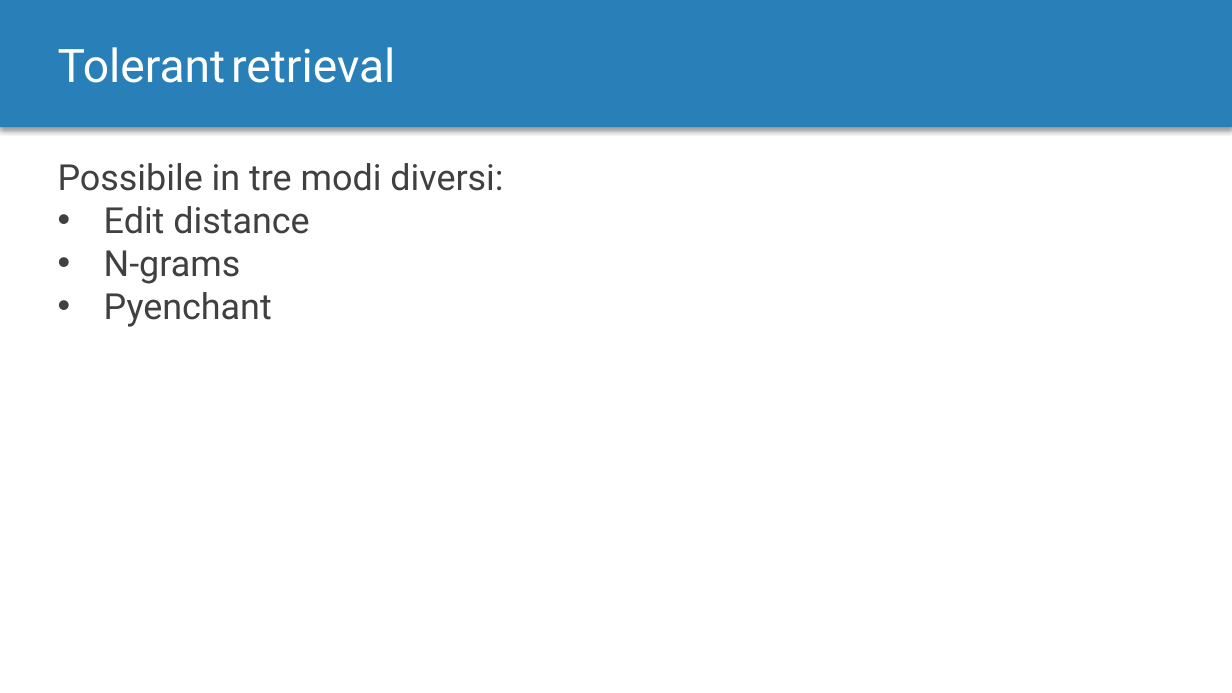
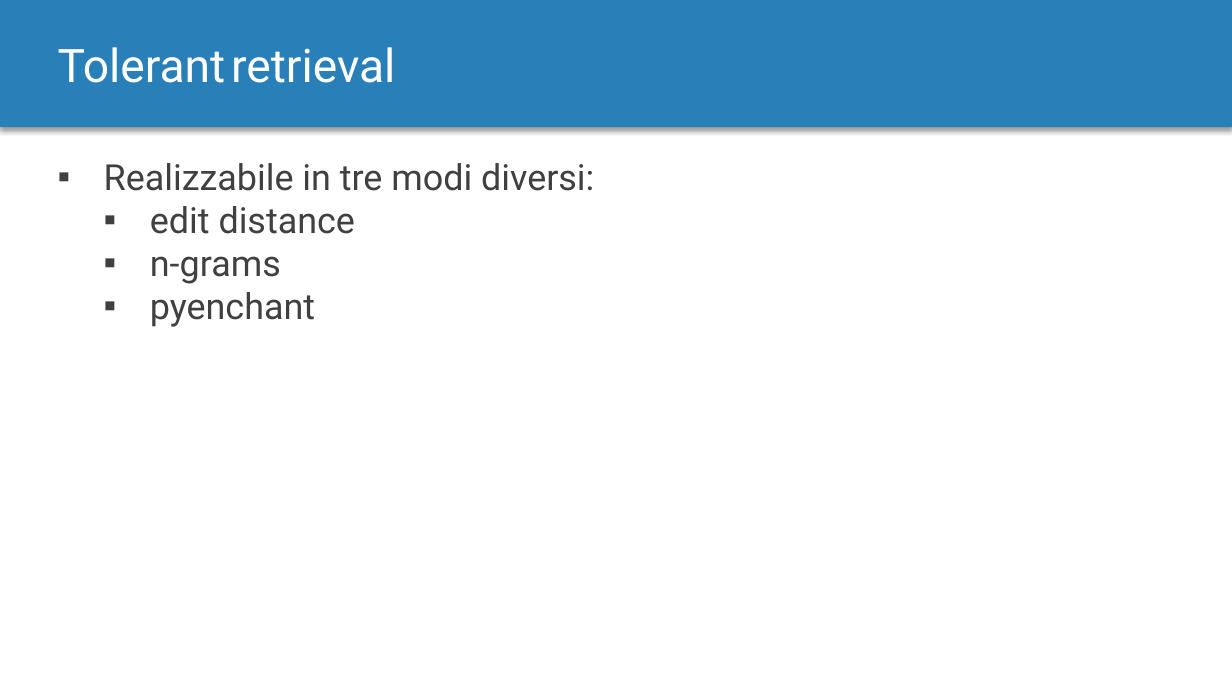
Before and after one commit to MurgoloMichele/GAvI, a slide deck: slide 13 of doc/Progetto.pptx. Drawn at 1232x693 pixels with LibreOffice and Linux fonts; fonts in the diff are those of the drawing. Boxes give left, top, right and bottom in pixels: in the first picture for what was removed or moved away, otherwise in the second. Text is boxed around its words. In the diff, an @@ line names an element or a change of style, - is before the commit and + after.

```diff
--- a/doc/Progetto.pptx
+++ b/doc/Progetto.pptx
@@ text at (104, 163, 594, 327): text changed @@
-Possibile in tre modi diversi:
-• Edit distance
-• N-grams
-• Pyenchant
+▪ Realizzabile in tre modi diversi:
+  ▪ edit distance
+  ▪ n-grams
+  ▪ pyenchant
```
Also in this commit, not shown: 5 other slides changed, 9 slides added, 2 slides removed, 2 other files.
